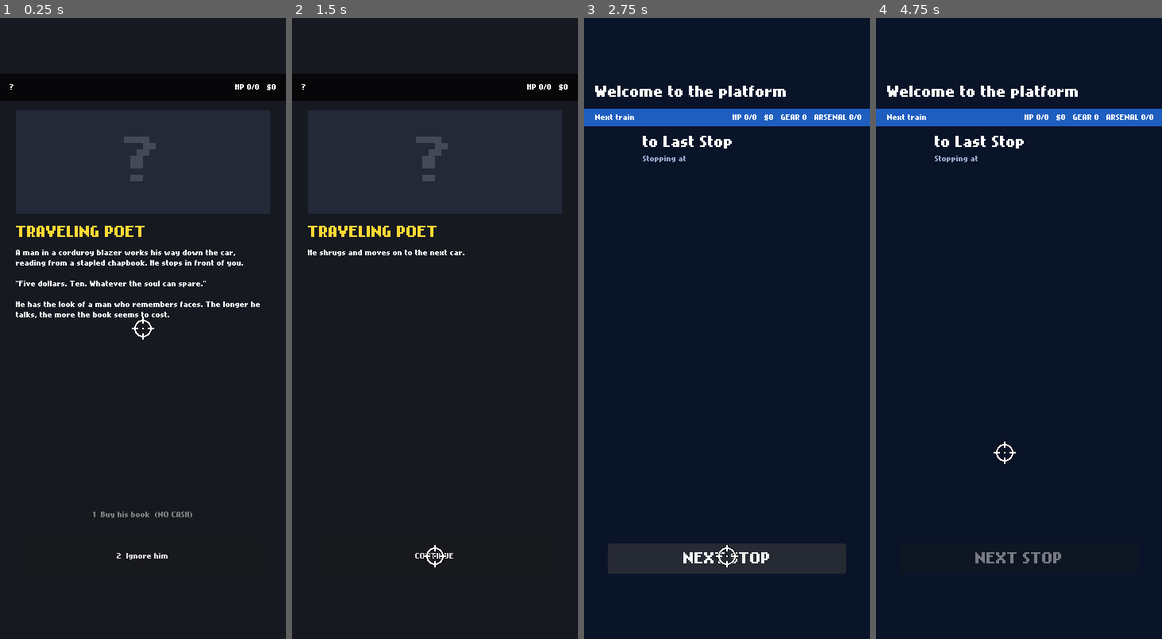
Above: before the commit, frames 1-4 (left to right).
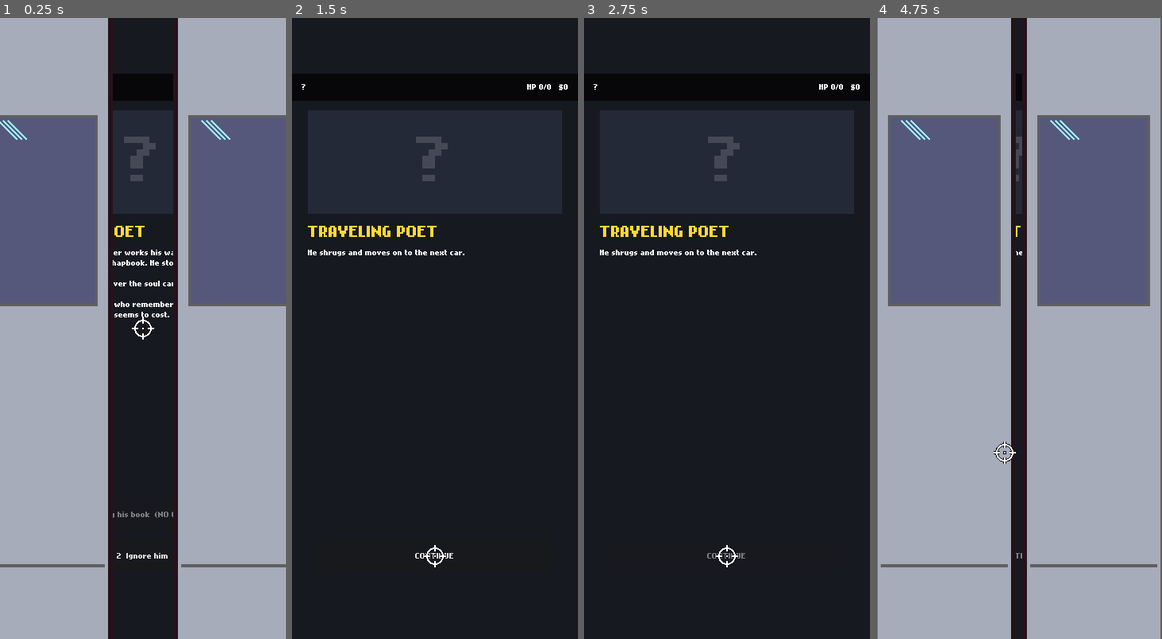
Above: after the commit, the same moments.

Repository: km3337/flatbush-tactics
Game: Godot game, scene res://scenes/Event.tscn
The game is run twice, just before and just after one commit, with the same random seed, the same clock (stepped at 60 frames per second) and the same inputs. This scene is started directly instead of the project's main scene. Sound files missing from this copy of the repository are replaced by a short silence.
Inputs (mouse positions are in pixels of both pictures, inside the frame that each line leads up to):
- Up to frame 1 (0.25 s): no input
- Up to frame 2 (1.5 s): tap Enter (ui_accept) at 0.5, 0.77, 1.07 s; move the mouse to (497, 297) at 0.52 s; hold Right (ui_right) 0.53-1.25 s; tap 1 at 0.6 s; click (497, 297) at 0.67 s; click "2 Ignore him" at 1.25 s
- Up to frame 3 (2.75 s): click "CONTINUE" at 2 s
- Up to frame 4 (4.75 s): click (1019, 558) at 2.75 s, where only the run before the commit has a clickable "NEXT STOP"; click (1019, 558) at 3.5 s, where only the run before the commit has a clickable "NEXT STOP"; tap Enter (ui_accept) at 4.25 s; drag from (961, 359) to (1004, 452) at 4.27 s

The runs differ from the first frame. In frame 1, 76% of the frame differs, in the area x 0-100%, y 0-100%; in frame 2, nothing differs; in frame 3, 21%; in frame 4, 98%.
Error in both runs: Invalid access to property or key 'max_health' on a base object of type 'Nil'. (res://scripts/run.gd:109)

Commit message:
Add subway doors between stops and the Last Stop announcement
Doors slide open at the start of every battle, event and shop, and close
to "stand clear of the closing doors" (gap before the chime shortened)
at the end; battle rewards appear on top of the shut doors. The ride
screen no longer draws its own doors. The ride to the Last Stop plays
the announcement and lasts its full length.

Co-Authored-By: Claude Opus 5.5 <noreply@anthropic.com>

Diff:
--- a/prototype/scripts/main.gd
+++ b/prototype/scripts/main.gd
@@ -100,8 +100,9 @@
 	var station := Run.current_station
 	var encounter: FTEncounter = station.encounter if station and station.encounter else STOPS[Run.stop_index % STOPS.size()]
 	_start_music(encounter)
-	# BATTLE START first; enemies start arriving once it's gone.
+	# Doors slide open, then BATTLE START; enemies arrive once it's gone.
 	is_starting = true
+	await FTClosingDoors.add_to(hud).open()
 	await hud.show_battle_start()
 	is_starting = false
 	Run.trigger(&"on_battle_start", [self])
@@ -293,6 +294,10 @@
 	hud.update_money(Run.money)
 	hud.show_cleared()
 	await get_tree().create_timer(CLEARED_BEAT_SECONDS).timeout
+	# Doors close over the HUD; reward picks and their pop-ups stay on top.
+	var doors := FTClosingDoors.add_to(hud, hud.choice_panel.get_index())
+	hud.move_child(hud.gear_info, hud.choice_panel.get_index())
+	await doors.close()
 	var wait := RESTART_SECONDS
 	if director.encounter.tier == FTEncounter.Tier.ELITE:
 		var choices := Run.roll_gear_choices(FTGear.Source.ELITE)
--- /dev/null
+++ b/prototype/scripts/ui/closing_doors.gd
@@ -0,0 +1,100 @@
+class_name FTClosingDoors
+extends Control
+
+## Subway doors over a whole screen. Start of a stop: `open()` (they start
+## shut and slide apart). End of a stop: `close()`: "Stand clear of the
+## closing doors please", bing-bong, and the doors slide shut; `await` it to
+## wait until they're shut. The sound plays through the Music autoload so it
+## finishes even if the scene changes right after.
+## Placeholder doors drawn in code (Lux2k greys/blues); real art can replace
+## `_draw_door`.
+
+## assets/sfx/doors_closing.wav: the voice, then the chime at CHIME_AT.
+const SOUND: AudioStream = preload("res://assets/sfx/doors_closing.wav")
+const CHIME_AT := 2.59
+## The doors slide for this long and meet on the chime.
+const CLOSE_SECONDS := 0.45
+## Bounce when the rubber edges meet.
+const SETTLE_SECONDS := 0.15
+## When opening, the shut doors hold this long first (so the screen reads
+## as "arrived" before they part).
+const OPEN_DELAY := 0.2
+
+const STEEL := Color8(167, 172, 186)
+const STEEL_DARK := Color8(96, 96, 96)
+const GLASS := Color8(86, 88, 123)
+const GLASS_SHINE := Color8(155, 240, 253)
+const RUBBER := Color8(37, 19, 26)
+
+## 0 = open (off screen), 1 = shut.
+var shut := 0.0
+
+## Adds full-screen doors as the top child of `parent` (or at `index`).
+static func add_to(parent: Node, index := -1) -> FTClosingDoors:
+	var doors := FTClosingDoors.new()
+	doors.set_anchors_preset(Control.PRESET_FULL_RECT)
+	doors.mouse_filter = Control.MOUSE_FILTER_IGNORE
+	parent.add_child(doors)
+	if index >= 0:
+		parent.move_child(doors, index)
+	return doors
+
+## For a screen's _ready: shut doors go on top of everything it builds (added
+## at the end of the frame) and slide open.
+static func open_over(parent: Node) -> void:
+	var doors := FTClosingDoors.new()
+	doors.shut = 1.0
+	doors.set_anchors_preset(Control.PRESET_FULL_RECT)
+	doors.mouse_filter = Control.MOUSE_FILTER_IGNORE
+	doors.ready.connect(doors.open, CONNECT_ONE_SHOT)
+	parent.add_child.call_deferred(doors)
+
+## The reverse: shut doors slide apart (no announcement), then go away.
+func open() -> void:
+	_set_shut(1.0)
+	var tween := create_tween()
+	tween.tween_interval(OPEN_DELAY)
+	tween.tween_method(_set_shut, 1.0, 0.0, CLOSE_SECONDS).set_trans(Tween.TRANS_QUAD).set_ease(Tween.EASE_OUT)
+	await tween.finished
+	queue_free()
+
+func close() -> void:
+	Music.play_sound(SOUND)
+	await get_tree().create_timer(CHIME_AT - CLOSE_SECONDS).timeout
+	var tween := create_tween()
+	tween.tween_method(_set_shut, 0.0, 1.0, CLOSE_SECONDS).set_trans(Tween.TRANS_QUAD).set_ease(Tween.EASE_IN)
+	# The edges hit, spring back a little, and settle.
+	tween.tween_method(_set_shut, 1.0, 0.97, SETTLE_SECONDS / 2.0)
+	tween.tween_method(_set_shut, 0.97, 1.0, SETTLE_SECONDS / 2.0)
+	await tween.finished
+
+func _set_shut(value: float) -> void:
+	shut = value
+	queue_redraw()
+
+func _draw() -> void:
+	if shut <= 0.0:
+		return
+	var half := ceilf(size.x / 2.0)
+	var travel := roundf(half * shut)
+	_draw_door(Rect2(travel - half, 0, half, size.y), false)
+	_draw_door(Rect2(size.x - travel, 0, half, size.y), true)
+
+# One door panel; `right` mirrors it so the rubber edge faces the middle.
+func _draw_door(r: Rect2, right: bool) -> void:
+	draw_rect(r, STEEL)
+	# Shading along the hinge side.
+	var hinge := Rect2(r.end.x - 6, r.position.y, 6, r.size.y) if right else Rect2(r.position.x, r.position.y, 6, r.size.y)
+	draw_rect(hinge, STEEL_DARK)
+	# Rubber edge where the doors meet.
+	var edge := Rect2(r.position.x, r.position.y, 6, r.size.y) if right else Rect2(r.end.x - 6, r.position.y, 6, r.size.y)
+	draw_rect(edge, RUBBER)
+	# Window in the upper part, with a diagonal shine.
+	var window := Rect2(r.position.x + 22, r.position.y + r.size.y * 0.16, r.size.x - 44, r.size.y * 0.3).abs()
+	draw_rect(window.grow(3), STEEL_DARK)
+	draw_rect(window, GLASS)
+	for i in 3:
+		var x := window.position.x + 14 + i * 6
+		draw_line(Vector2(x, window.position.y + 4), Vector2(x + 24, window.position.y + 28), GLASS_SHINE, 2.0)
+	# Kick plate along the bottom.
+	draw_rect(Rect2(r.position.x + 10, r.end.y - r.size.y * 0.12, r.size.x - 20, 4), STEEL_DARK)
--- a/prototype/scripts/ui/event_screen.gd
+++ b/prototype/scripts/ui/event_screen.gd
@@ -20,6 +20,7 @@
 var continue_button: Button
 
 func _ready() -> void:
+	FTClosingDoors.open_over(self)  # arriving: the doors slide open
 	set_anchors_preset(Control.PRESET_FULL_RECT)
 	event = Run.pick_event()
 	var bg := ColorRect.new()
@@ -145,6 +146,7 @@
 	if continue_button == null or continue_button.disabled:
 		return
 	continue_button.disabled = true
+	await FTClosingDoors.add_to(self).close()
 	Run.complete_stop()
 
 func _unhandled_input(event_: InputEvent) -> void:
--- a/prototype/scripts/ui/shop_screen.gd
+++ b/prototype/scripts/ui/shop_screen.gd
@@ -29,6 +29,7 @@
 var remove_panel: Control
 
 func _ready() -> void:
+	FTClosingDoors.open_over(self)  # arriving: the doors slide open
 	set_anchors_preset(Control.PRESET_FULL_RECT)
 	shop = Run.current_station.shop if Run.current_station and Run.current_station.shop else load("res://shops/pawn_shop.tres")
 	_roll_stock()
@@ -224,6 +225,7 @@
 	if leave_button.disabled:
 		return
 	leave_button.disabled = true
+	await FTClosingDoors.add_to(self).close()
 	Run.complete_stop()
 
 func _unhandled_input(event: InputEvent) -> void:
--- a/prototype/scripts/ui/transit.gd
+++ b/prototype/scripts/ui/transit.gd
@@ -2,17 +2,21 @@
 extends Control
 
 ## Placeholder transit sequence between stops. Kristian's animation replaces
-## the visuals (objects past the subway window, MTA-style next-stop sign,
-## doors opening). Keep this contract:
+## the visuals (objects past the subway window, MTA-style next-stop sign).
+## The doors opening is played by the stop itself (FTClosingDoors.open()), so
+## the ride ends straight into it. Keep this contract:
 ##   - Read where the train is going from `Run.upcoming_station()`;
 ##     `Run.is_detouring()` is true when it's a detour stop (show the service
 ##     change).
-##   - When the doors open, call `_arrive()`. It moves the run to the stop,
+##   - When the ride ends, call `_arrive()`. It moves the run to the stop,
 ##     asks about a transfer if the stop has one, then opens the encounter.
-## Tap, Space or Enter skips to the doors.
+## Tap, Space or Enter skips the ride.
+## The ride to the Last Stop plays the conductor's announcement and lasts as
+## long as it does (skipping cuts it off).
 
 const RIDE_SECONDS := 2.0
-const DOORS_SECONDS := 0.5
+## Freesound 86938 by jerk01, "last stop".
+const LAST_STOP_ANNOUNCEMENT: AudioStream = preload("res://assets/sfx/last_stop.wav")
 const WINDOW := Rect2(20, 50, 320, 230)
 const SIGN := Rect2(20, 318, 320, 118)
 const LED_RED := Color(1.0, 0.18, 0.12)
@@ -20,6 +24,9 @@
 const LED_GREEN := Color(0.3, 0.95, 0.35)
 
 var station: FTStation
+## How long the train rides (longer to the Last Stop).
+var ride_seconds := RIDE_SECONDS
+var announcement: AudioStreamPlayer
 var detour := false
 var time := 0.0
 var arrived := false
@@ -30,6 +37,14 @@
 func _ready() -> void:
 	station = Run.upcoming_station()
 	detour = Run.is_detouring()
+	if station.kind == FTStation.Kind.LAST_STOP:
+		# The ride lasts as long as the announcement.
+		ride_seconds = maxf(RIDE_SECONDS, LAST_STOP_ANNOUNCEMENT.get_length())
+		announcement = AudioStreamPlayer.new()
+		announcement.stream = LAST_STOP_ANNOUNCEMENT
+		announcement.volume_db = -6.0
+		add_child(announcement)
+		announcement.play()
 	for i in 14:
 		streaks.append(Vector3(randf_range(0, WINDOW.size.x), randf_range(10, WINDOW.size.y - 10), randf_range(20, 90)))
 
@@ -42,7 +57,7 @@
 		if streaks[i].x + streaks[i].z < 0:
 			streaks[i] = Vector3(WINDOW.size.x, randf_range(10, WINDOW.size.y - 10), randf_range(20, 90))
 	queue_redraw()
-	if time >= RIDE_SECONDS + DOORS_SECONDS:
+	if time >= ride_seconds:
 		_arrive()
 
 func _gui_input(event: InputEvent) -> void:
@@ -63,7 +78,9 @@
 
 func _skip() -> void:
 	if not arrived:
-		time = maxf(time, RIDE_SECONDS + DOORS_SECONDS)
+		time = maxf(time, ride_seconds)
+		if announcement:
+			announcement.stop()
 
 func _origin() -> Vector2:
 	return ((size - Vector2(360, 640)) / 2.0).floor()
@@ -93,16 +110,6 @@
 	if station.is_transfer() and station.kind != FTStation.Kind.LAST_STOP and not detour:
 		var other: int = station.line_indices[0] if station.line_indices[1] == Run.line_index else station.line_indices[1]
 		draw_string(font, sign.position + Vector2(14, 106), "Transfer to the %s" % Run.stage.lines[other].bullet, HORIZONTAL_ALIGNMENT_LEFT, -1, 8, LED_GREEN)
-	# Doors: closed during the ride, sliding open at the end.
-	var open := clampf((time - RIDE_SECONDS) / DOORS_SECONDS, 0.0, 1.0)
-	if open > 0.0:
-		var half := size.x / 2.0
-		var shift := half * open
-		var door := Color(0.55, 0.57, 0.6)
-		draw_rect(Rect2(Vector2(-shift, 0), Vector2(half, size.y)), door)
-		draw_rect(Rect2(Vector2(half + shift, 0), Vector2(half, size.y)), door)
-		if open < 0.6:
-			draw_string(font, Vector2(0, size.y / 2.0), "DOORS OPENING", HORIZONTAL_ALIGNMENT_CENTER, size.x, 16, Color(0.1, 0.1, 0.12))
 
 func _arrive() -> void:
 	arrived = true
Not shown, added: prototype/assets/sfx/doors_closing.wav.import
Not shown, added: prototype/assets/sfx/last_stop.wav.import
Not shown, added: prototype/scripts/ui/closing_doors.gd.uid
Not shown, changed: prototype/README.md
Not shown, added: prototype/assets/sfx/doors_closing.wav
Not shown, added: prototype/assets/sfx/last_stop.wav
Not shown, added: spritework/sfx/nyc_stand_clear_closing_doors.mp3
